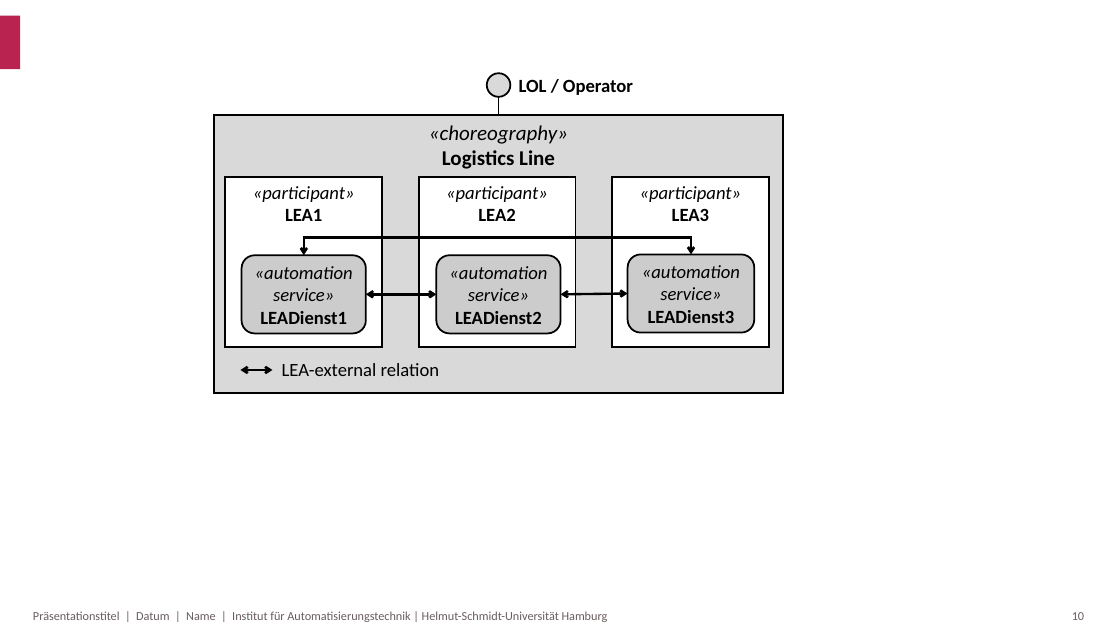
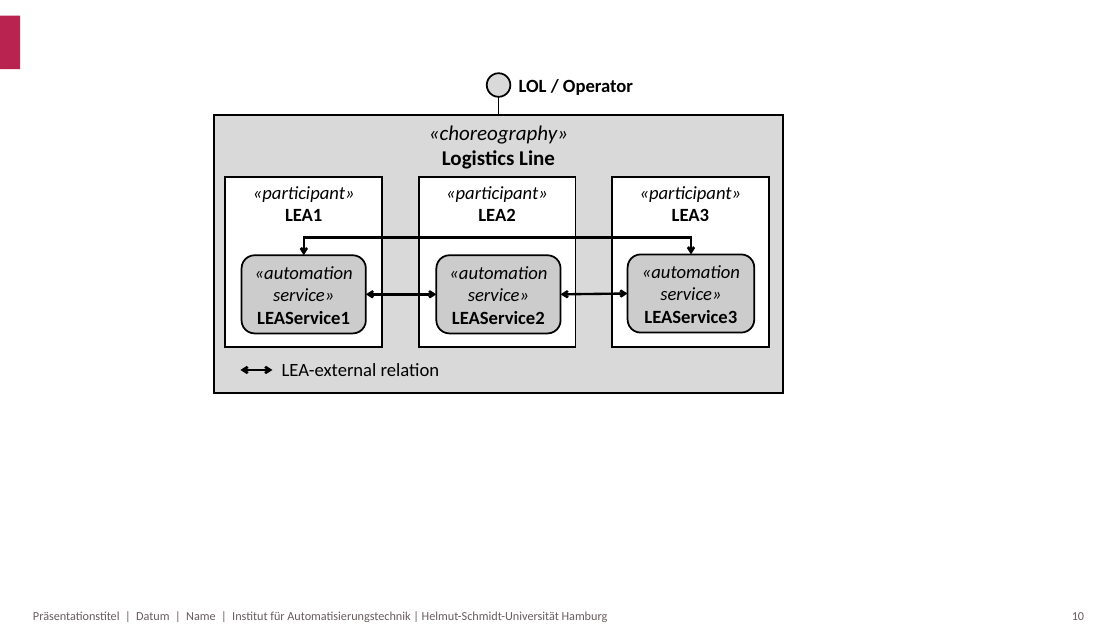
Before and after one commit to Blumi102/MTP4Logistics, a slide deck: slide 11 of Images/Abbildungen.pptx. Drawn at 1120x630 pixels with LibreOffice and Linux fonts; fonts in the diff are those of the drawing; background and template pictures are left out. Boxes give left, top, right and bottom in pixels: in the first picture for what was removed or moved away, otherwise in the second. Text is boxed around its words. In the diff, an @@ line names an element or a change of style, - is before the commit and + after.

```diff
--- a/Images/Abbildungen.pptx
+++ b/Images/Abbildungen.pptx
@@ text in rounded rectangle at (x1=257, y1=311, x2=350, y2=324): text changed @@
-LEADienst1
+LEAService1
@@ text in rounded rectangle at (x1=452, y1=311, x2=545, y2=324): text changed @@
-LEADienst2
+LEAService2
@@ text in rounded rectangle at (x1=644, y1=310, x2=737, y2=323): text changed @@
-LEADienst3
+LEAService3
```
Also in this commit, not shown: 4 other slides changed, 25 other files.
